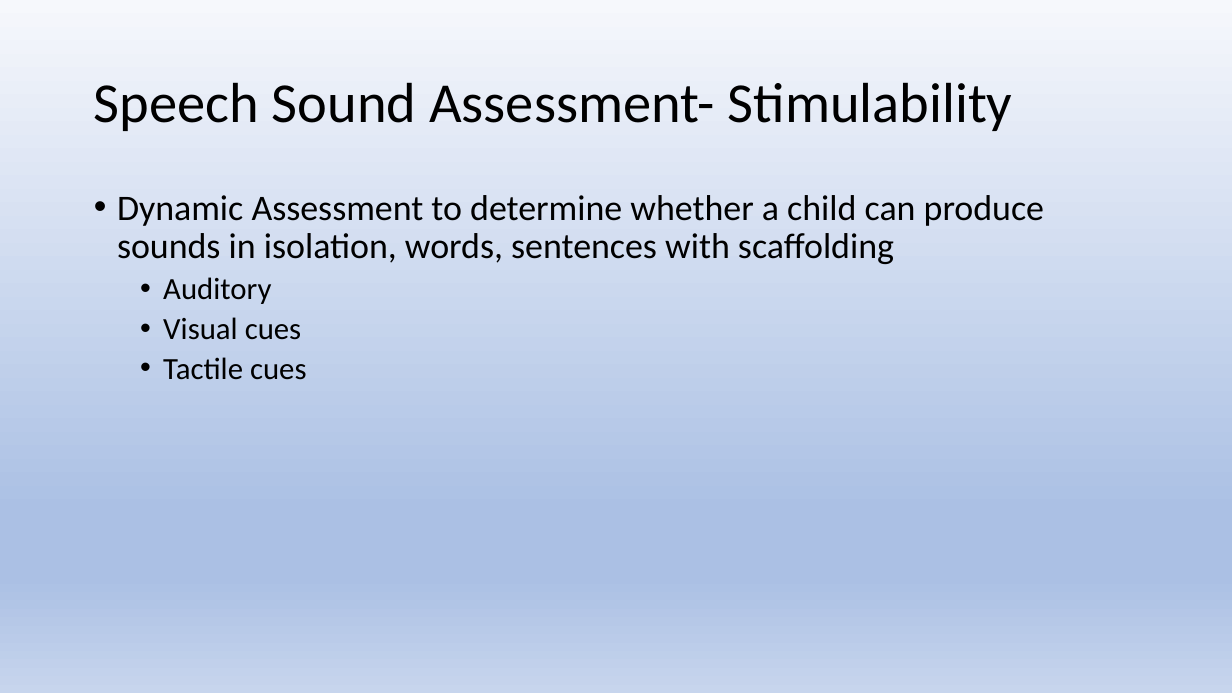
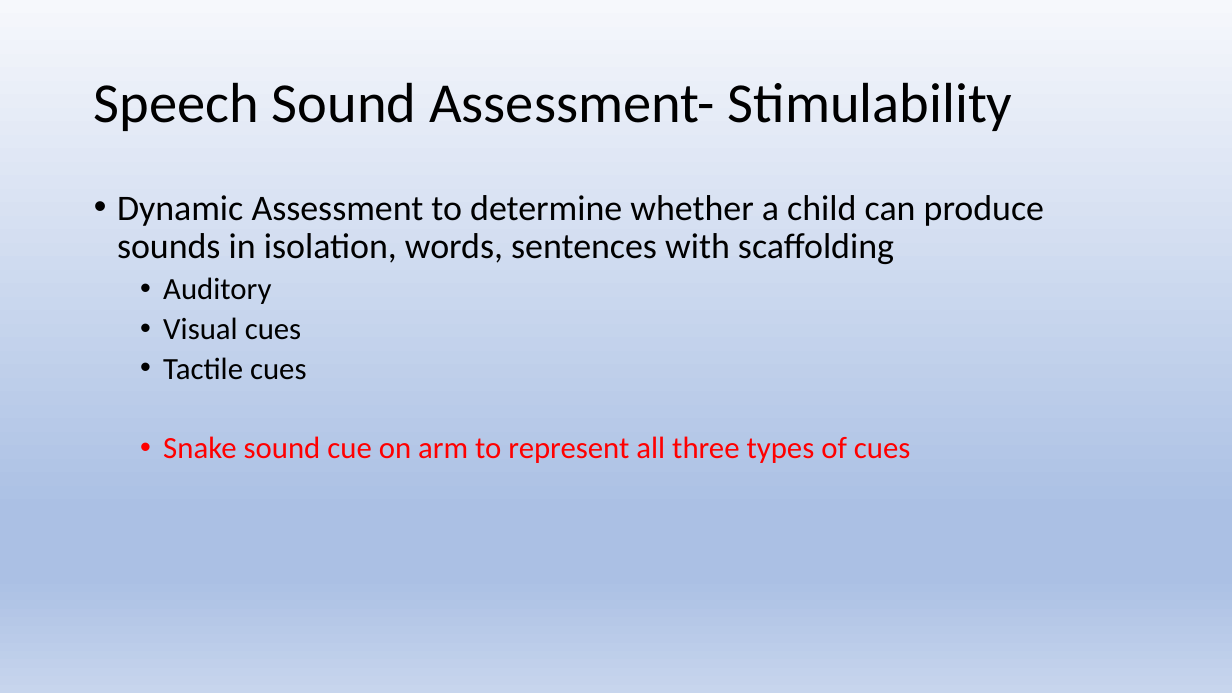
Before and after one commit to Jim-Wright90/cds431_sp22, a slide deck: slide 20 of slides/cds431_week2_1.pptx (slide 28 before the commit). Drawn at 1232x693 pixels with LibreOffice and Linux fonts; fonts in the diff are those of the drawing. Boxes give left, top, right and bottom in pixels: in the first picture for what was removed or moved away, otherwise in the second. Text is boxed around its words. In the diff, an @@ line names an element or a change of style, - is before the commit and + after.

```diff
--- a/slides/cds431_week2_1.pptx
+++ b/slides/cds431_week2_1.pptx
@@ text at <box>163,436,911,463</box>: paragraph added @@
+  • Snake sound cue on arm to represent all three types of cues
```
Also in this commit, not shown: 12 other slides changed, 1 slide added, 8 slides removed, 1 other file.
